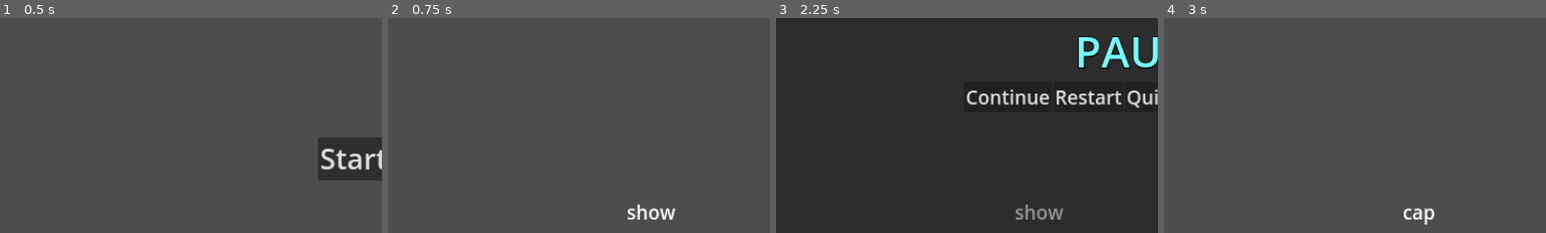
Above: before the commit, frames 1-4 (left to right).
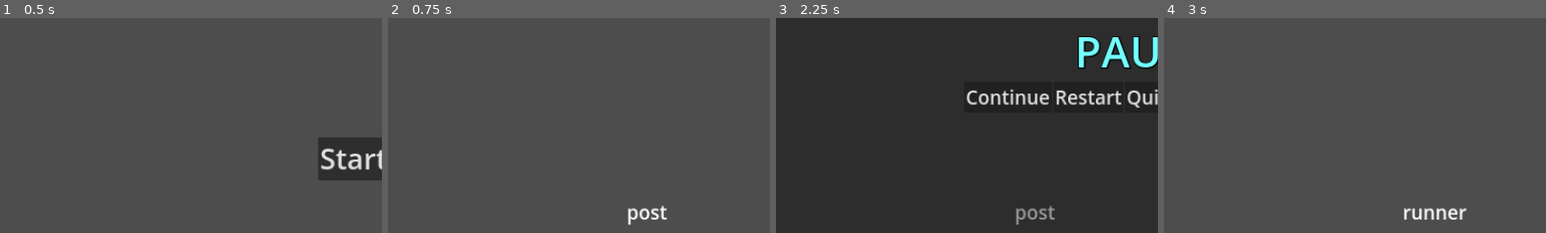
Above: after the commit, the same moments.

Repository: AndyDrewE/ChainLinkFencePost
Game: Godot game, scene res://Scenes/main_menu.tscn
Two runs of this game, one before a commit and one after it. Both use one fixed random seed, a clock stepped at 60 frames per second and the inputs below.
Inputs (mouse positions are % of the whole screen's width and height, from its top left):
- Up to frame 1 (0.5 s): no input
- Up to frame 2 (0.75 s): click "Start" at 0.5 s
- Up to frame 3 (2.25 s): click (50, 95) at 1.27 s; type "Alex" at 1.35 s; click "Pause Menu" at 2 s
- Up to frame 4 (3 s): click "Restart" at 2.75 s
The pictures show only the part of the screen within x 0-50%, y 39-89%; the shares and areas given below are measured in that part.

Frame 1 is identical in both runs. In frame 2, 0.5% of the frame differs, in the area x 62-76%, y 86-97%; in frame 3, 0.4%; in frame 4, 0.5%.

Commit message:
Added more words.
need to make a file for all of these, maybe pre-make a JSON or something to that effect

Diff:
--- a/Scripts/GameController.gd
+++ b/Scripts/GameController.gd
@@ -2,13 +2,40 @@
 extends Node
 
 ### TODO: Add more words, make a file for all of the word pairs
-var word_pairs = ["game room", "game master", "master chief", "board room", "master bath","room mate","chain link", "chain mail", "fence post", "link fence", "mail room", "bed room", "guest bed", "bath room", "bath mat", "post office", "office space", "office building", "building manager", "general manager", "water slide", "water bottle", "bottle cap", "cap stone", "slide show", "show girl", "girl scout", "scout leader", "leader board", "board game", "game over", "game on", "over easy", "easy bake", "easy living", "bake off", "bake well", "well done", "done for", "off side", "in side", "water softener"]
+var word_pairs = ['bake off', 'bake sale', 'bake well', 'bath mat', 'bath mat', 'bath robe',
+		   'bath room', 'bath salts', 'bath sponge', 'bath towel', 'bed room', 'black belt',
+		   'black board', 'black smith', 'black stone', 'board cover', 'board game', 'board meeting',
+		   'board room', 'board walk', 'book shelf', 'bottle cap', 'bottle neck', 'bottle opener',
+		   'boy scout', 'building manager', 'camp fire', 'camp ground', 'camp site', 'cap gun',
+		   'cap stone', 'chain link', 'chain mail', 'chain reaction', 'chain saw', 'code switch',
+		   'done for', 'easy bake', 'easy living', 'fence gate', 'fence line', 'fence post',
+		   'game board', 'game card', 'game master', 'game night', 'game on', 'game over',
+		   'game room', 'game token', 'garden gate', 'garden path', 'garden room', 'garden wall',
+		   'general manager', 'general store', 'girl scout', 'green house', 'guest bed', 'guest room',
+		   'hot topic', 'in side', 'kitchen sink', 'last word', 'leader board', 'light beam',
+		   'light house', 'light switch', 'link fence', 'lock box', 'lock pick', 'lock smith',
+		   'lock step', 'mail box', 'mail carrier', 'mail room', 'mail route', 'mail slot',
+		   'master bath', 'master chief', 'mix bowl', 'mix tape', 'mountain pass', 'mountain trail',
+		   'ocean breeze', 'off side', 'office building', 'office chair', 'office door', 'office light',
+		   'office space', 'over easy', 'post card', 'post code', 'post mark', 'post office',
+		   'room mate', 'scout badge', 'scout camp', 'scout leader', 'scout troop', 'show girl',
+		   'sink hole', 'slide show', 'sponge bath', 'stone bridge', 'stone floor', 'stone path',
+		   'stone step', 'stone wall', 'store room', 'switch blade', 'switch board', 'switch gear',
+		   'tape recorder', 'trail guide', 'trail head', 'trail map', 'trail mix', 'trail sign',
+		   'water bottle', 'water front', 'water line', 'water mark', 'water pipe', 'water slide',
+		   'water softener', 'water well', 'well done', 'word game', 'word smith', 'apple pie',
+		   'pie crust', 'granny smith', 'apple tart', 'wood panel', 'panel show', "stone quarry",
+		   "trail runner", "office plant", "board member", "mail truck", "post route",
+		   "garden shed", "room key", "switch lock", "water shed", "game show", "stone arch", "board fence",
+		   "trail junction", "water tank", "light post", "stop light", "cross road", "road runner", "runner up",
+		   "up side", "upside down", "down side", "out side", "side on"]
+
 var word_pairs_dict = {}
 
 var player_lives = 3
 var player_score = 0
 
-var previous_word = ""
+var previous_words = []
 
 var paused = false
 
@@ -58,5 +85,5 @@
 	get_UI_controller().update_score_label()
 
 func pick_first_word():
-	previous_word = word_pairs_dict.keys().pick_random()
-	get_UI_controller().create_label(previous_word)
+	previous_words.append(word_pairs_dict.keys().pick_random())
+	get_UI_controller().create_label(previous_words[-1])
--- a/Scripts/UIController.gd
+++ b/Scripts/UIController.gd
@@ -20,8 +20,11 @@
 func _ready():
 	update_stats_box()
 
+
 	#Pick first word and add it to the previous words box
+	GameController.previous_words = []
 	GameController.pick_first_word()
+	print(GameController.previous_words)
 
 ## Update all in the stats box
 func update_stats_box():
@@ -59,9 +62,9 @@
 func _on_player_input_text_submitted(new_text):
 	if player_input_textbox.editable:
 		new_text = new_text.to_lower()
-		if GameController.is_valid(new_text, GameController.previous_word):
+		if GameController.is_valid(new_text, GameController.previous_words[-1]):
 			create_label(new_text)
-			GameController.previous_word = new_text
+			GameController.previous_words.append(new_text)
 			#Erase Text
 			player_input_textbox.text = ""
 
